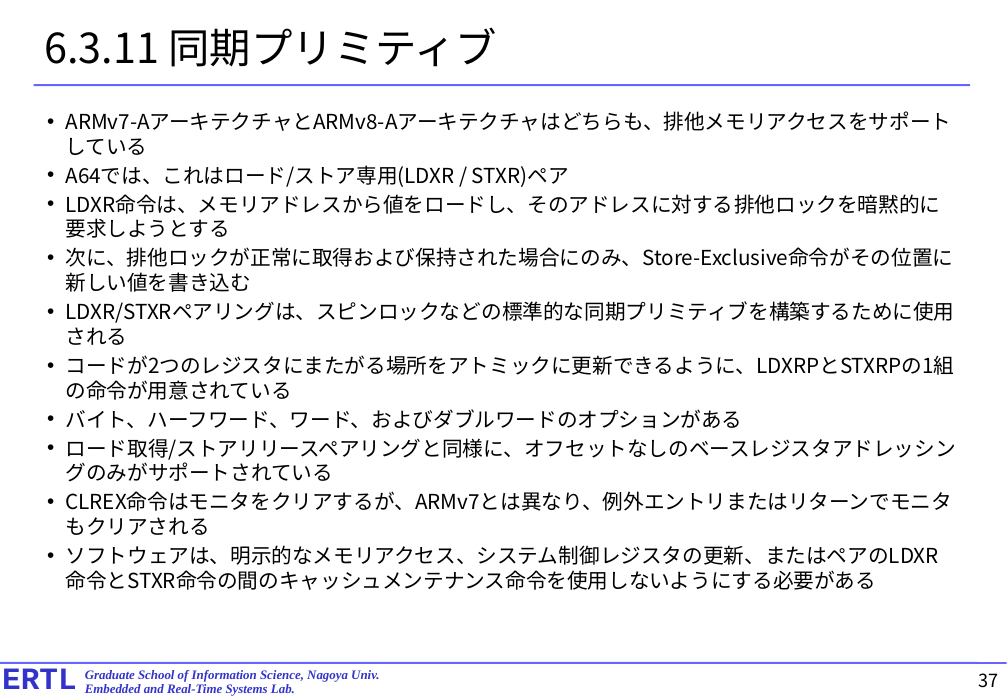
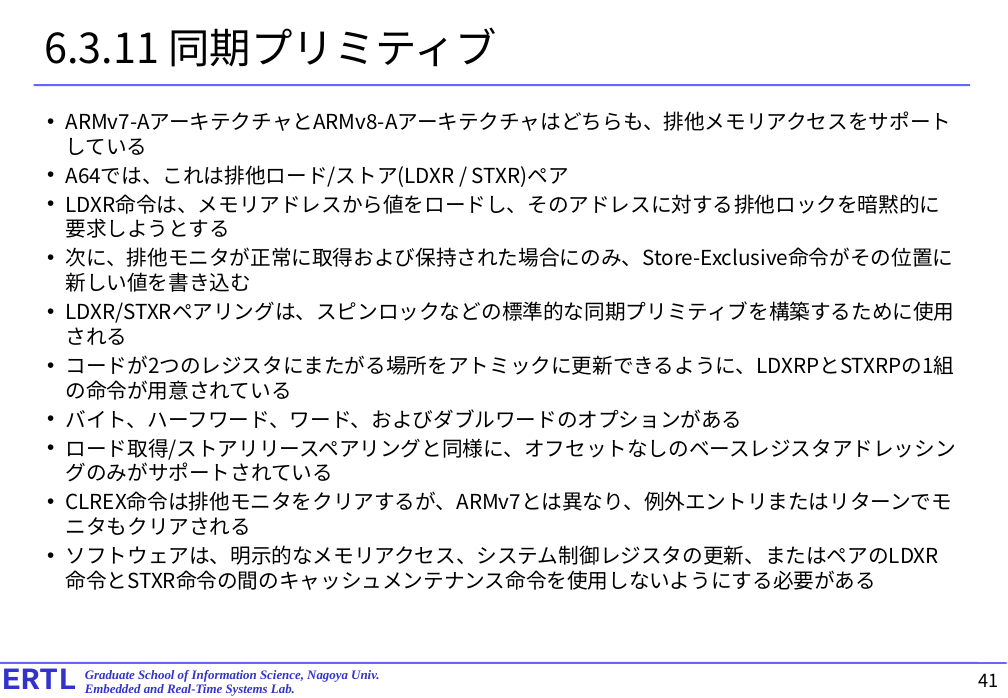
Before and after one commit to exshonda/arm64_basic, a slide deck: slide 41 of text/4.chapter6.pptx (slide 37 before the commit). Drawn at 1008x698 pixels with LibreOffice and Linux fonts; fonts in the diff are those of the drawing. Boxes give left, top, right and bottom in pixels: in the first picture for what was removed or moved away, otherwise in the second. Text is boxed around its words. In the diff, an @@ line names an element or a change of style, - is before the commit and + after.

```diff
--- a/text/4.chapter6.pptx
+++ b/text/4.chapter6.pptx
@@ text at [66,165,569,187]: text changed @@
-• A64では、これはロード/ストア専用(LDXR / STXR)ペア
+• A64では、これは排他ロード/ストア(LDXR / STXR)ペア
@@ text at [66,247,954,267]: text changed @@
-• 次に、排他ロックが正常に取得および保持された場合にのみ、Store-Exclusive命令がその位置に新しい値を書き込む
+• 次に、排他モニタが正常に取得および保持された場合にのみ、Store-Exclusive命令がその位置に新しい値を書き込む
@@ text at [66,491,953,535]: text changed @@
-• CLREX命令はモニタをクリアするが、ARMv7とは異なり、例外エントリまたはリターンでモニタもクリアされる
+• CLREX命令は排他モニタをクリアするが、ARMv7とは異なり、例外エントリまたはリターンでモニタもクリアされる
@@ page number at [979,673,999,687]: text changed @@
-37
+41
```
Also in this commit, not shown: 23 other slides changed, 4 slides added.
